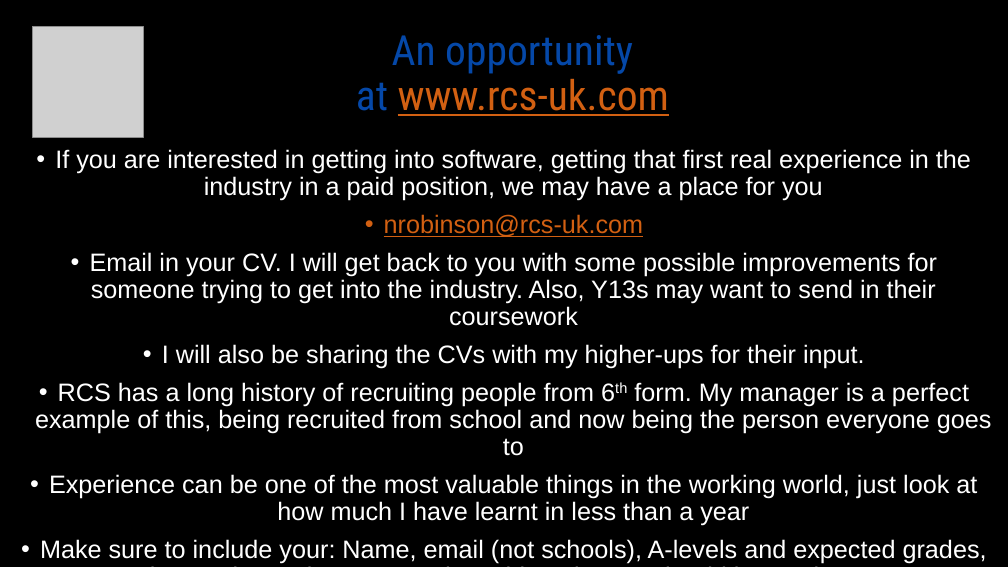
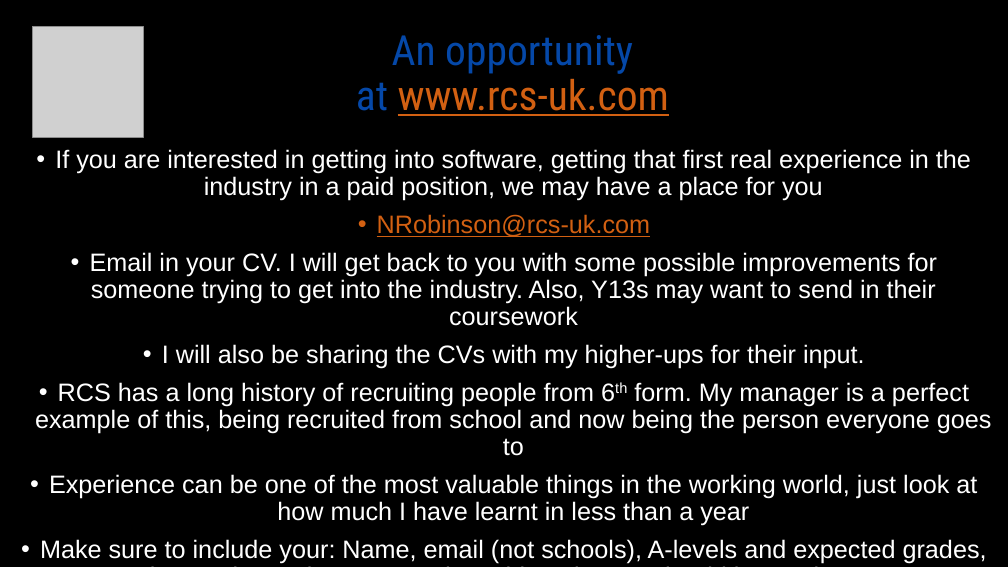
Before and after one commit to NathanRobinson3012/codeSchoolDemo, a slide deck: slide 25 of SchoolPresentation.pptx. Drawn at 1008x567 pixels with LibreOffice and Linux fonts; fonts in the diff are those of the drawing; grey boxes stand for pictures. Boxes give left, top, right and bottom in pixels: in the first picture for what was removed or moved away, otherwise in the second. Text is boxed around its words. In the diff, an @@ line names an element or a change of style, - is before the commit and + after.

Commit message:
powerpoint correction

```diff
--- a/SchoolPresentation.pptx
+++ b/SchoolPresentation.pptx
@@ text at (x1=377, y1=214, x2=651, y2=237): text changed @@
-• nrobinson@rcs-uk.com
+• NRobinson@rcs-uk.com
```
